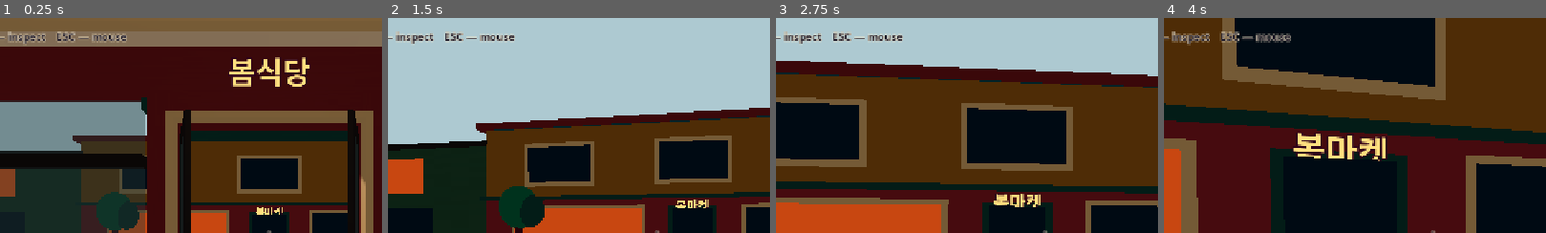
Above: before the commit, frames 1-4 (left to right).
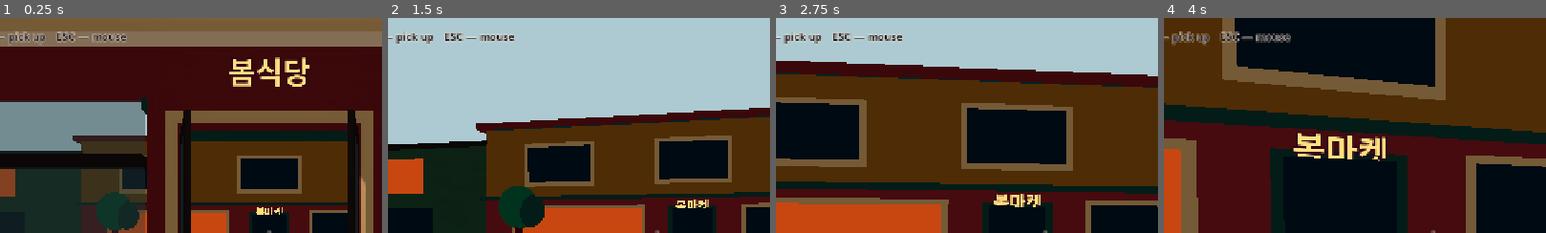
Above: after the commit, the same moments.

Repository: DanileM/Check-Please-
Game: Godot game, scene res://scenes/main.tscn
Two runs of this game, one before a commit and one after it. Both use one fixed random seed, a clock stepped at 60 frames per second and the inputs below.
Inputs (mouse positions are % of the whole screen's width and height, from its top left):
- Up to frame 1 (0.25 s): no input
- Up to frame 2 (1.5 s): tap Enter at 0.5 s; move the mouse to (55, 50) at 0.52 s; hold E (interact_pickup, bound only after the commit) 0.53-1.28 s; hold W from 0.53 s (still down); click (55, 50) at 0.8 s; move the mouse to (45, 50) at 1.27 s; click (45, 50) at 1.35 s
- Up to frame 3 (2.75 s): keep holding W; tap E (interact_pickup, bound only after the commit) at 1.55 s; move the mouse to (52, 48) at 2.02 s; hold E (interact_pickup, bound only after the commit) from 2.03 s (still down); click (52, 48) at 2.3 s
- Up to frame 4 (4 s): keep holding W; move the mouse to (49, 52) at 2.77 s; release E (interact_pickup, bound only after the commit) at 2.78 s; click (49, 52) at 2.85 s; tap E (interact_pickup, bound only after the commit) at 3.05 s; move the mouse to (57, 51) at 3.52 s; hold E (interact_pickup, bound only after the commit) from 3.53 s (still down); click (57, 51) at 3.8 s
The pictures show only the part of the screen within x 15-65%, y 0-50%; the shares and areas given below are measured in that part.

The runs differ from the first frame. In frame 1, 0.3% of the frame differs, in the area x 2-32%, y 6-12%; in frame 2, 0.3%; in frame 3, 0.3%; in frame 4, 0.4%, in the area x 2-34%, y 6-13%.

Commit message:
feat: standardize pickup labels and held actions
Use shared world labels and semantic E/LMB actions so physical items are named consistently while held-item actions stay contextual.

Diff:
--- a/project.godot
+++ b/project.godot
@@ -26,6 +26,19 @@
 
 common/enable_pause_aware_picking=true
 
+[input]
+
+interact_pickup={
+"deadzone": 0.5,
+"events": [Object(InputEventKey,"resource_local_to_scene":false,"resource_name":"","device":-1,"window_id":0,"alt_pressed":false,"shift_pressed":false,"ctrl_pressed":false,"meta_pressed":false,"pressed":false,"keycode":0,"physical_keycode":69,"key_label":0,"unicode":101,"location":0,"echo":false,"script":null)
+]
+}
+use_held_item={
+"deadzone": 0.5,
+"events": [Object(InputEventMouseButton,"resource_local_to_scene":false,"resource_name":"","device":-1,"window_id":0,"alt_pressed":false,"shift_pressed":false,"ctrl_pressed":false,"meta_pressed":false,"button_mask":0,"position":Vector2(0, 0),"global_position":Vector2(0, 0),"factor":1.0,"button_index":1,"canceled":false,"pressed":false,"double_click":false,"script":null)
+]
+}
+
 [rendering]
 
 renderer/rendering_method="gl_compatibility"
--- a/scenes/props/payment_terminal.tscn
+++ b/scenes/props/payment_terminal.tscn
@@ -15,7 +15,7 @@
 [node name="PaymentTerminal" type="Node3D"]
 scale = Vector3(3.2, 3.2, 3.2)
 script = ExtResource("1_terminal")
-display_name = "Take Payment"
+display_name = "Payment Terminal"
 item_kind = &"payment_terminal"
 placeable = false
 tooltip_height = 0.32
--- /dev/null
+++ b/scripts/interaction_tooltip.gd
@@ -0,0 +1,27 @@
+class_name InteractionTooltip
+extends Label3D
+
+# Shared world-label language. Keep these values here so physical interaction
+# targets never acquire per-scene typography or scale rules.
+const TOOLTIP_FONT_SIZE := 26
+const TOOLTIP_OUTLINE_SIZE := 5
+const TOOLTIP_PIXEL_SIZE := 0.0035
+const TOOLTIP_COLOR := Color("#fff0c8")
+const TOOLTIP_OUTLINE_COLOR := Color("#2a202c")
+
+
+static func create_label(label_name: StringName, label_text: String, local_height: float) -> InteractionTooltip:
+	var tooltip := InteractionTooltip.new()
+	tooltip.name = label_name
+	tooltip.position = Vector3(0.0, local_height, 0.0)
+	tooltip.text = label_text
+	tooltip.font_size = TOOLTIP_FONT_SIZE
+	tooltip.outline_size = TOOLTIP_OUTLINE_SIZE
+	tooltip.pixel_size = TOOLTIP_PIXEL_SIZE
+	tooltip.modulate = TOOLTIP_COLOR
+	tooltip.outline_modulate = TOOLTIP_OUTLINE_COLOR
+	tooltip.billboard = BaseMaterial3D.BILLBOARD_ENABLED
+	tooltip.fixed_size = true
+	tooltip.no_depth_test = true
+	tooltip.visible = false
+	return tooltip
--- a/scripts/payment_terminal_controller.gd
+++ b/scripts/payment_terminal_controller.gd
@@ -36,7 +36,7 @@
 
 func get_tooltip_text() -> String:
 
-    return "Take Payment"
+    return "Payment Terminal"
 
 
 func pick_up_to(carry_anchor: Node3D) -> bool:
--- a/scripts/pickup_item.gd
+++ b/scripts/pickup_item.gd
@@ -17,7 +17,7 @@
 var _held := false
 var _interactable := true
 var _world_scale := Vector3.ONE
-var _tooltip: Label3D
+var _tooltip: InteractionTooltip
 var _outline_material: ShaderMaterial
 var _mesh_overlays := {}
 var _collider_layers: Array[Dictionary] = []
@@ -116,17 +116,7 @@
 
 func _build_tooltip() -> void:
 
-	_tooltip = Label3D.new()
-	_tooltip.name = "WorldTooltip"
-	_tooltip.position = Vector3(0.0, tooltip_height, 0.0)
-	_tooltip.text = display_name
-	_tooltip.font_size = 48
-	_tooltip.outline_size = 9
-	_tooltip.modulate = Color("#fff0c8")
-	_tooltip.outline_modulate = Color("#2a202c")
-	_tooltip.billboard = BaseMaterial3D.BILLBOARD_ENABLED
-	_tooltip.no_depth_test = true
-	_tooltip.visible = false
+	_tooltip = InteractionTooltip.create_label(&"WorldTooltip", display_name, tooltip_height)
 	add_child(_tooltip)
 
 
--- a/scripts/player_controller.gd
+++ b/scripts/player_controller.gd
@@ -20,12 +20,12 @@
 
 func _ready() -> void:
     Input.mouse_mode = Input.MOUSE_MODE_CAPTURED
-    hint.text = "WASD — move    E — inspect    ESC — mouse"
+    hint.text = "WASD — move    E — pick up    ESC — mouse"
     ray.target_position.z = -interaction_distance
 
 func _unhandled_input(event: InputEvent) -> void:
     if payment_mode:
-        if event is InputEventMouseButton and event.pressed and event.button_index == MOUSE_BUTTON_LEFT:
+        if event.is_action_pressed(&"use_held_item"):
             if payment_terminal:
                 payment_terminal.call("click_from_camera", camera, event.position)
         elif event is InputEventKey and event.pressed and not event.echo and event.keycode == KEY_ESCAPE:
@@ -37,9 +37,12 @@
         head.rotation.x = clamp(head.rotation.x, deg_to_rad(-82.0), deg_to_rad(82.0))
     elif event is InputEventKey and event.pressed and event.keycode == KEY_ESCAPE:
         Input.mouse_mode = Input.MOUSE_MODE_VISIBLE if Input.mouse_mode == Input.MOUSE_MODE_CAPTURED else Input.MOUSE_MODE_CAPTURED
-    elif event is InputEventMouseButton and event.pressed and Input.mouse_mode != Input.MOUSE_MODE_CAPTURED:
-        Input.mouse_mode = Input.MOUSE_MODE_CAPTURED
-    elif event is InputEventKey and event.pressed and not event.echo and event.keycode == KEY_E:
+    elif event.is_action_pressed(&"use_held_item"):
+        if _use_held_item():
+            get_viewport().set_input_as_handled()
+        elif Input.mouse_mode != Input.MOUSE_MODE_CAPTURED:
+            Input.mouse_mode = Input.MOUSE_MODE_CAPTURED
+    elif event.is_action_pressed(&"interact_pickup"):
         _interact()
 
 func _physics_process(delta: float) -> void:
@@ -98,11 +101,12 @@
     hint.text = "Carrying terminal"
 
 func _interact() -> void:
+    _pick_up_interaction_target()
+
+func _pick_up_interaction_target() -> bool:
     if interaction_target == null:
-        return
-    if _is_payment_customer_target(interaction_target):
-        begin_payment_mode(interaction_target as Node3D)
-    elif interaction_target.is_in_group("pickup_item") and not has_held_item():
+        return false
+    if interaction_target.is_in_group("pickup_item") and not has_held_item():
         if interaction_target.pick_up_to(carry_anchor):
             held_item = interaction_target
             if _is_payment_terminal(held_item):
@@ -111,10 +115,20 @@
                 if not payment_terminal.is_connected("payment_approved", approval_callback):
                     payment_terminal.connect("payment_approved", approval_callback)
             _set_interaction_target(null)
-    elif interaction_target.is_in_group("table_station") and has_held_item():
+            return true
+    return false
+
+func _use_held_item() -> bool:
+    if interaction_target == null or not has_held_item():
+        return false
+    if _is_payment_customer_target(interaction_target):
+        return begin_payment_mode(interaction_target as Node3D)
+    if interaction_target.is_in_group("table_station"):
         if interaction_target.place_item(held_item):
             held_item = null
             _set_interaction_target(null)
+            return true
+    return false
 
 func _update_interaction_target() -> void:
     ray.force_raycast_update()
@@ -150,17 +164,17 @@
     if _is_payment_customer_target(interaction_target):
         if payment_terminal:
             payment_terminal.set_highlighted(true)
-        hint.text = "E — Take Payment"
+        hint.text = "LMB — Take Payment"
     elif interaction_target and interaction_target.has_method("set_highlighted"):
         interaction_target.set_highlighted(true)
         hint.text = "E — %s" % interaction_target.get_tooltip_text()
     elif interaction_target and interaction_target.has_method("set_place_highlighted"):
         interaction_target.set_place_highlighted(true)
-        hint.text = "E — %s" % interaction_target.get_tooltip_text()
+        hint.text = "LMB — Place"
     elif has_held_item():
         hint.text = "Carrying terminal" if payment_terminal else "Carrying food"
     else:
-        hint.text = "WASD — move    E — inspect    ESC — mouse"
+        hint.text = "WASD — move    E — pick up    ESC — mouse"
 
 func _is_payment_customer_target(target: Node) -> bool:
     return (
--- a/scripts/table_station.gd
+++ b/scripts/table_station.gd
@@ -19,7 +19,7 @@
 
 var food_delivery_allowed := false
 var placed_item: Node3D
-var _tooltip: Label3D
+var _tooltip: InteractionTooltip
 var _outline_material: ShaderMaterial
 var _mesh_overlays := {}
 
@@ -48,7 +48,7 @@
 
 
 func get_tooltip_text() -> String:
-    return "Place"
+    return "Table"
 
 
 func set_place_highlighted(enabled: bool) -> void:
@@ -89,17 +89,7 @@
 
 
 func _build_tooltip() -> void:
-    _tooltip = Label3D.new()
-    _tooltip.name = "PlaceTooltip"
-    _tooltip.position = Vector3(0.0, place_tooltip_height, 0.0)
-    _tooltip.text = "Place"
-    _tooltip.font_size = 48
-    _tooltip.outline_size = 9
-    _tooltip.modulate = Color("#fff0c8")
-    _tooltip.outline_modulate = Color("#2a202c")
-    _tooltip.billboard = BaseMaterial3D.BILLBOARD_ENABLED
-    _tooltip.no_depth_test = true
-    _tooltip.visible = false
+    _tooltip = InteractionTooltip.create_label(&"PlaceTooltip", "Table", place_tooltip_height)
     add_child(_tooltip)
 
 
Not shown, changed: tasks/plan.md
Not shown, changed: tasks/todo.md
